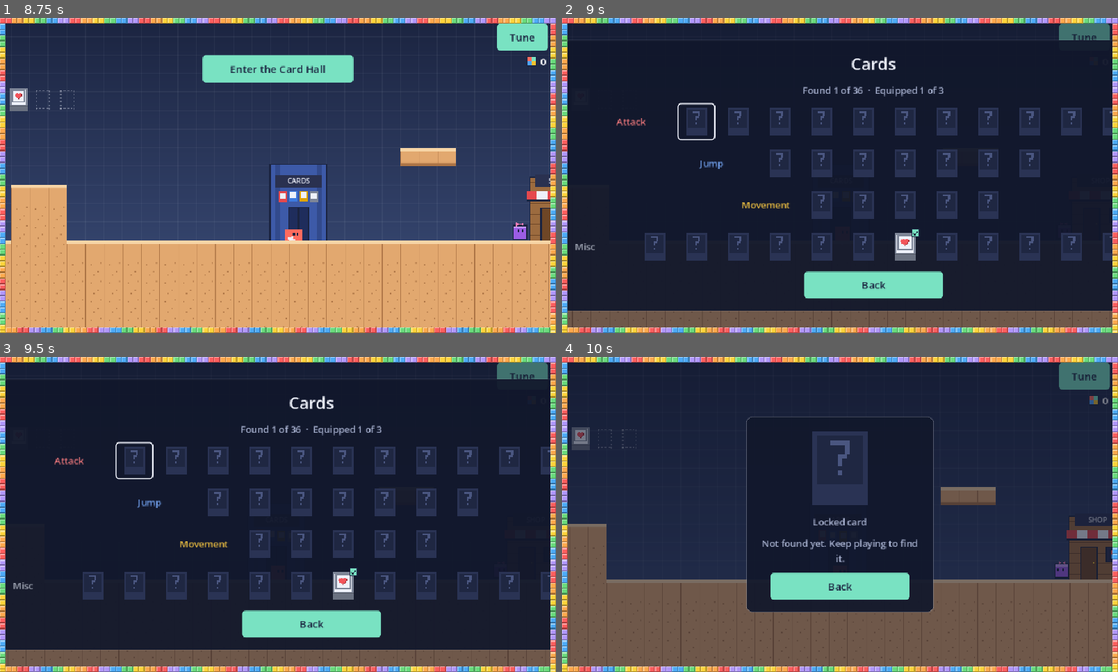
Above: before the commit, frames 1-4 (two rows, left to right).
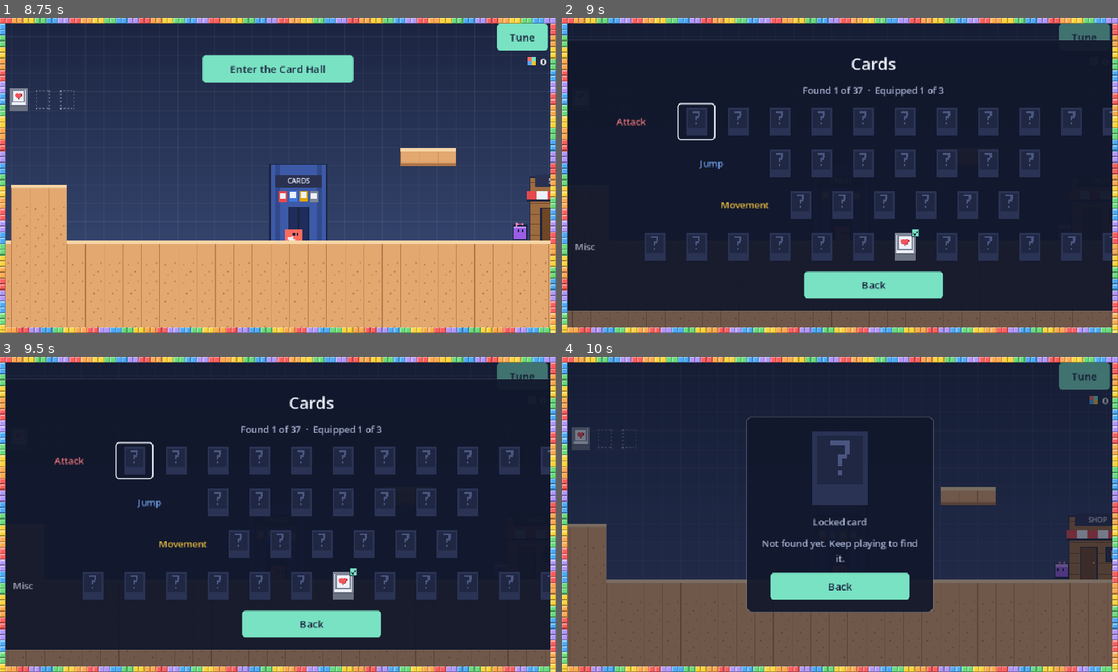
Above: after the commit, the same moments.

Repository: Wut-Lab/Gdtest
Game: Godot game, scene res://scenes/main.tscn
Same seed, same stepped clock (60 frames per second), same inputs: the game is played once before the commit and once after it.
Inputs (mouse positions are in pixels of both pictures, inside the frame that each line leads up to):
- Up to frame 1 (8.75 s): click "Play" at 0.5 s; click "File 1 · Current New game" at 1.25 s; click (16, 99) at 2.02 s; click (44, 99) at 2.77 s; click (66, 99) at 3.52 s; click "Back" at 4.25 s; click "Tune" at 5 s; click "Done" at 5.75 s; tap Enter at 6.5 s; move the mouse to (400, 159) at 6.52 s; hold D (move_right) 6.53-7.25 s; hold W (jump) 6.53-7.25 s; click (400, 159) at 6.67 s; drag from (166, 191) to (394, 229) at 7.27 s; move the mouse to (333, 106) at 8.02 s; hold D (move_right) from 8.03 s (still down); hold W (jump) from 8.03 s (still down); tap Space at 8.1 s
- Up to frame 2 (9 s): release D (move_right) at 8.75 s; release W (jump) at 8.75 s; click "Enter the Card Hall" at 8.75 s
- Up to frame 3 (9.5 s): no input
- Up to frame 4 (10 s): click (695, 460) at 9.52 s

Frame 1 is identical in both runs. In frame 2, 2.1% of the frame differs, in the area x 28-83%, y 21-64%; in frame 3, 2.1%; in frame 4, nothing differs.

Commit message:
Edge Hop (6th Shop buy milestone); Brick Toss gets its own B-Toss button, Brick Drop's is B-Drop
Co-Authored-By: Claude Opus 5.5 <noreply@anthropic.com>
Claude-Session: https://claude.ai/code/session_013BExeQaGyrjRbLKt3HwJ73

Diff:
--- a/project.godot
+++ b/project.godot
@@ -72,6 +72,11 @@
 "events": [
 ]
 }
+toss={
+"deadzone": 0.3,
+"events": [
+]
+}
 angry={
 "deadzone": 0.3,
 "events": [
--- a/scenes/touch_controls.tscn
+++ b/scenes/touch_controls.tscn
@@ -30,13 +30,16 @@
 [sub_resource type="CircleShape2D" id="CircleShape2D_7qoim"]
 radius = 38.0
 
-[node name="TouchControls" type="CanvasLayer" unique_id=2050866854]
+[sub_resource type="CircleShape2D" id="CircleShape2D_30w8l"]
+radius = 38.0
+
+[node name="TouchControls" type="CanvasLayer" unique_id=607237192]
 layer = 2
 script = ExtResource("1_c1tq5")
 
-[node name="Pad" type="Node2D" parent="." unique_id=1471018755]
+[node name="Pad" type="Node2D" parent="." unique_id=1683053240]
 
-[node name="Left" type="TouchScreenButton" parent="Pad" unique_id=997098432]
+[node name="Left" type="TouchScreenButton" parent="Pad" unique_id=851724349]
 position = Vector2(18, 450)
 texture_normal = ExtResource("2_pefoi")
 texture_pressed = ExtResource("3_mc04f")
@@ -44,11 +47,11 @@
 passby_press = true
 action = "move_left"
 
-[node name="Arrow" type="Polygon2D" parent="Pad/Left" unique_id=993375962]
+[node name="Arrow" type="Polygon2D" parent="Pad/Left" unique_id=1990432582]
 color = Color(0.93333334, 0.94509804, 0.98039216, 1)
 polygon = PackedVector2Array(29, 38, 45, 24, 45, 52)
 
-[node name="Right" type="TouchScreenButton" parent="Pad" unique_id=1199358370]
+[node name="Right" type="TouchScreenButton" parent="Pad" unique_id=1361223544]
 position = Vector2(106, 450)
 texture_normal = ExtResource("2_pefoi")
 texture_pressed = ExtResource("3_mc04f")
@@ -56,11 +59,11 @@
 passby_press = true
 action = "move_right"
 
-[node name="Arrow" type="Polygon2D" parent="Pad/Right" unique_id=1493128114]
+[node name="Arrow" type="Polygon2D" parent="Pad/Right" unique_id=1485068323]
 color = Color(0.93333334, 0.94509804, 0.98039216, 1)
 polygon = PackedVector2Array(47, 38, 31, 24, 31, 52)
 
-[node name="Jump" type="TouchScreenButton" parent="Pad" unique_id=1190679187]
+[node name="Jump" type="TouchScreenButton" parent="Pad" unique_id=533904564]
 position = Vector2(850, 434)
 texture_normal = ExtResource("4_i7au1")
 texture_pressed = ExtResource("5_lkmae")
@@ -68,7 +71,7 @@
 passby_press = true
 action = "jump"
 
-[node name="Label" type="Label" parent="Pad/Jump" unique_id=1647834460]
+[node name="Label" type="Label" parent="Pad/Jump" unique_id=1598225643]
 offset_right = 92.0
 offset_bottom = 92.0
 theme_override_font_sizes/font_size = 18
@@ -77,7 +80,7 @@
 horizontal_alignment = 1
 vertical_alignment = 1
 
-[node name="Dash" type="TouchScreenButton" parent="Pad" unique_id=956999162]
+[node name="Dash" type="TouchScreenButton" parent="Pad" unique_id=640559398]
 position = Vector2(762, 450)
 texture_normal = ExtResource("2_pefoi")
 texture_pressed = ExtResource("3_mc04f")
@@ -85,7 +88,7 @@
 passby_press = true
 action = "dash"
 
-[node name="Label" type="Label" parent="Pad/Dash" unique_id=256036082]
+[node name="Label" type="Label" parent="Pad/Dash" unique_id=191960421]
 offset_right = 76.0
 offset_bottom = 76.0
 theme_override_font_sizes/font_size = 15
@@ -94,7 +97,7 @@
 horizontal_alignment = 1
 vertical_alignment = 1
 
-[node name="Pound" type="TouchScreenButton" parent="Pad" unique_id=1529425726]
+[node name="Pound" type="TouchScreenButton" parent="Pad" unique_id=975067004]
 position = Vector2(858, 346)
 texture_normal = ExtResource("2_pefoi")
 texture_pressed = ExtResource("3_mc04f")
@@ -102,7 +105,7 @@
 passby_press = true
 action = "pound"
 
-[node name="Label" type="Label" parent="Pad/Pound" unique_id=1905589526]
+[node name="Label" type="Label" parent="Pad/Pound" unique_id=857712583]
 offset_right = 76.0
 offset_bottom = 76.0
 theme_override_font_sizes/font_size = 15
@@ -111,7 +114,7 @@
 horizontal_alignment = 1
 vertical_alignment = 1
 
-[node name="Brick" type="TouchScreenButton" parent="Pad" unique_id=1481745468]
+[node name="Brick" type="TouchScreenButton" parent="Pad" unique_id=1015090678]
 position = Vector2(762, 346)
 texture_normal = ExtResource("2_pefoi")
 texture_pressed = ExtResource("3_mc04f")
@@ -119,24 +122,41 @@
 passby_press = true
 action = "brick"
 
-[node name="Label" type="Label" parent="Pad/Brick" unique_id=1497890159]
+[node name="Label" type="Label" parent="Pad/Brick" unique_id=2137271178]
 offset_right = 76.0
 offset_bottom = 76.0
 theme_override_font_sizes/font_size = 15
 theme_override_colors/font_color = Color(0.93333334, 0.94509804, 0.98039216, 1)
-text = "BRICK"
+text = "B-DROP"
 horizontal_alignment = 1
 vertical_alignment = 1
 
-[node name="Angry" type="TouchScreenButton" parent="Pad" unique_id=1928371792]
-position = Vector2(666, 450)
+[node name="Toss" type="TouchScreenButton" parent="Pad" unique_id=1594119970]
+position = Vector2(570, 346)
 texture_normal = ExtResource("2_pefoi")
 texture_pressed = ExtResource("3_mc04f")
 shape = SubResource("CircleShape2D_s570s")
 passby_press = true
+action = "toss"
+
+[node name="Label" type="Label" parent="Pad/Toss" unique_id=1032281324]
+offset_right = 76.0
+offset_bottom = 76.0
+theme_override_font_sizes/font_size = 15
+theme_override_colors/font_color = Color(0.93333334, 0.94509804, 0.98039216, 1)
+text = "B-TOSS"
+horizontal_alignment = 1
+vertical_alignment = 1
+
+[node name="Angry" type="TouchScreenButton" parent="Pad" unique_id=1639654848]
+position = Vector2(666, 450)
+texture_normal = ExtResource("2_pefoi")
+texture_pressed = ExtResource("3_mc04f")
+shape = SubResource("CircleShape2D_7qoim")
+passby_press = true
 action = "angry"
 
-[node name="Label" type="Label" parent="Pad/Angry" unique_id=227954096]
+[node name="Label" type="Label" parent="Pad/Angry" unique_id=809115196]
 offset_right = 76.0
 offset_bottom = 76.0
 theme_override_font_sizes/font_size = 15
@@ -145,15 +165,15 @@
 horizontal_alignment = 1
 vertical_alignment = 1
 
-[node name="Push" type="TouchScreenButton" parent="Pad" unique_id=1571996975]
+[node name="Push" type="TouchScreenButton" parent="Pad" unique_id=1148848040]
 position = Vector2(666, 346)
 texture_normal = ExtResource("2_pefoi")
 texture_pressed = ExtResource("3_mc04f")
-shape = SubResource("CircleShape2D_7qoim")
+shape = SubResource("CircleShape2D_30w8l")
 passby_press = true
 action = "push"
 
-[node name="Label" type="Label" parent="Pad/Push" unique_id=725181366]
+[node name="Label" type="Label" parent="Pad/Push" unique_id=1599415294]
 offset_right = 76.0
 offset_bottom = 76.0
 theme_override_font_sizes/font_size = 15
--- a/scripts/ability_card.gd
+++ b/scripts/ability_card.gd
@@ -15,12 +15,12 @@
 	"portion_booster": "Portion Booster", "air_brake": "Air Brake", "momentum": "Momentum", "heart_box": "Heart Box",
 	"angry_dash": "Angry Block Dash", "personal_space": "Personal Space", "safety_bubble": "Safety Bubble",
 	"guard_block": "Guard Block", "long_blink": "Long Blink", "chain_dash": "Chain Dash",
-	"overgrowth": "Overgrowth", "bark_hide": "Bark Hide", "undertow": "Undertow", "geyser_jump": "Geyser Jump", "kiln_skin": "Kiln Skin", "hot_feet": "Hot Feet", "perfect_stomp": "Perfect Stomp", "brick_toss": "Brick Toss"}
+	"overgrowth": "Overgrowth", "bark_hide": "Bark Hide", "undertow": "Undertow", "geyser_jump": "Geyser Jump", "kiln_skin": "Kiln Skin", "hot_feet": "Hot Feet", "perfect_stomp": "Perfect Stomp", "brick_toss": "Brick Toss", "edge_hop": "Edge Hop"}
 ## Card types, color coded: attacks are red, jumps are blue, movement is yellow, misc is gray.
 const TYPES := {"dash": "attack", "pound": "attack", "double_jump": "jump", "glide": "jump",
 	"quick": "movement", "tele_hop": "movement", "high_jump": "jump", "phase_jump": "jump", "shockwave": "attack", "stun_l …(300 unchanged characters)…
 	"angry_dash": "attack", "personal_space": "misc", "safety_bubble": "misc", "guard_block": "misc", "long_blink": "misc", "chain_dash": "attack",
-	"overgrowth": "attack", "bark_hide": "misc", "undertow": "attack", "geyser_jump": "jump", "kiln_skin": "misc", "hot_feet": "attack", "perfect_stomp": "jump", "brick_toss": "attack"}
+	"overgrowth": "attack", "bark_hide": "misc", "undertow": "attack", "geyser_jump": "jump", "kiln_skin": "misc", "hot_feet": "attack", "perfect_stomp": "jump", "brick_toss": "attack", "edge_hop": "movement"}
 const TYPE_NAMES := {"attack": "Attack card", "jump": "Jump card", "movement": "Movement card", "misc": "Misc card"}
 const TYPE_COLORS := {"attack": Color("e5484d"), "jump": Color("3d7be0"), "movement": Color("e0a400"),
 	"misc": Color("7d8597")}
@@ -100,14 +100,16 @@
 		+ "heat that stuns enemies within 2 tiles for 1 second. Anvil Annie's reward.",
 	"perfect_stomp": "Passive: tap jump right as you stomp an enemy to bounce 33% higher, stay safe "
 		+ "for half a second and earn an extra pixel. Joins the Shop after your 3rd Shop card.",
-	"brick_toss": "Press Brick (C or L) on the ground to lob a brick ahead of you. It breaks a spike "
+	"brick_toss": "Press B-Toss (or its card slot key) to lob a brick ahead of you. It breaks a spike "
 		+ "square or enemy it lands on (not bosses), then stays like a Brick Drop brick. "
 		+ "Recharges in 12 seconds. Joins the Shop after your 9th Shop card.",
+	"edge_hop": "Passive: run off a ledge without jumping and you get a small free hop, plus a "
+		+ "little longer to still jump. Joins the Shop after your 6th Shop card.",
 }
 const PAPER := Color("eef1fa")
 const EDGE := Color("1b2440")
 
-@export_enum("dash", "pound", "double_jump", "glide", "quick …(403 unchanged characters)… hot_feet", "perfect_stomp", "brick_toss") var ability := "dash"
+@export_enum("dash", "pound", "double_jump", "glide", "quick …(403 unchanged characters)… hot_feet", "perfect_stomp", "brick_toss", "edge_hop") var ability := "dash"
 
 var _t := 0.0
 
@@ -243,6 +245,12 @@
 			ci.draw_rect(Rect2(o + Vector2(-8, 6), Vector2(16, 4)), c)
 			ci.draw_rect(Rect2(o + Vector2(-1, -2), Vector2(2, 5)), c)
 			for p in [Vector2(6, -10), Vector2(8, -7), Vector2(4, -7)]:
+				ci.draw_rect(Rect2(o + p, Vector2(b, b)), c)
+		"edge_hop":
+			# A block hopping up off the edge of a ledge.
+			ci.draw_rect(Rect2(o + Vector2(-10, 3), Vector2(9, 7)), c)
+			ci.draw_rect(Rect2(o + Vector2(3, -9), Vector2(6, 6)), c)
+			for p in [Vector2(-1, 0), Vector2(1, -4)]:
 				ci.draw_rect(Rect2(o + p, Vector2(b, b)), c)
 		"brick_toss":
 			# A brick flying in an arc of dots.
--- a/scripts/card_collection.gd
+++ b/scripts/card_collection.gd
@@ -11,7 +11,7 @@
 const MAX_EQUIPPED := 3
 const STARTER := "heart_box"
 ## Every card, grouped by type, in the order the collection screen shows them.
-const ALL := ["dash", "pound", "double_jump", "glide", "quic …(404 unchanged characters)… hot_feet", "perfect_stomp", "brick_toss"]
+const ALL := ["dash", "pound", "double_jump", "glide", "quic …(404 unchanged characters)… hot_feet", "perfect_stomp", "brick_toss", "edge_hop"]
 
 ## Where each card can come from (its drop group, as on the blueprint):
 ##   shop = Shop Only, drop = Drop Only (earned in levels, never sold), chest = Chest Only,
@@ -31,7 +31,7 @@
 	"angry_dash": "milestone", "personal_space": "milestone", "safety_bubble": "paul", "guard_block": "paul", "long_blink": "paul",
 	"chain_dash": "boss",
 	"overgrowth": "moss", "bark_hide": "boss", "undertow": "lake", "geyser_jump": "boss", "kiln_skin": "forge", "hot_feet": "boss",
-	"perfect_stomp": "shop", "brick_toss": "shop",
+	"perfect_stomp": "shop", "brick_toss": "shop", "edge_hop": "shop",
 }
 ## Level milestones (random dungeon levels beaten; the training level doesn't count):
 ##   5: Paul moves onto the floating platform in town (his mini shop sells Paul cards)
@@ -49,7 +49,7 @@
 const PRICE := 30
 ## Shop milestones: these Shop cards are only stocked after this many Shop purchases. The one
 ## unlocked by a purchase takes the slot it emptied, so it shows up right away.
-const SHOP_UNLOCKS := {"perfect_stomp": 3, "brick_toss": 9}
+const SHOP_UNLOCKS := {"perfect_stomp": 3, "edge_hop": 6, "brick_toss": 9}
 const SHOP_SIZE := 3
 const RESTOCK_WINS := 3
 
--- a/scripts/player.gd
+++ b/scripts/player.gd
@@ -111,6 +111,9 @@
 ## Perfect Stomp: how close to the stomp jump must be tapped (before or after), how much higher
 ## you bounce, and how long you're safe afterward.
 @export var perfect_window := 0.15
+## Edge Hop: the free hop's height (share of a full jump) and the ledge grace it gives (seconds).
+@export var edge_hop_height := 0.2
+@export var edge_coyote := 0.2
 @export var perfect_boost := 0.33
 @export var perfect_safe := 0.5
 ## Angry Block Dash (rare): seconds of rage, the speed boost, and the recharge after it ends.
@@ -453,6 +456,15 @@
 		return
 	velocity.y *= 1.3
 	hot_feet.emit(global_position + Vector2(0.0, SIZE / 2.0))
+
+
+## Edge Hop card: running off a ledge (without jumping) gives a small free hop, and a little
+## longer to still jump.
+func _edge_hop() -> void:
+	velocity.y = -jump_velocity * sqrt(_pct(edge_hop_height))
+	_coyote = edge_coyote
+	_squash = Vector2(0.85, 1.15)
+	_puff()
 
 
 ## Perfect Stomp card: bounce higher, a moment of safety and an extra pixel.
@@ -684,6 +696,8 @@
 		_grip_and_go()
 	if _was_on_floor and not is_on_floor():
 		_takeoff_x = position.x
+		if "edge_hop" in abilities and velocity.y >= 0.0 and not bounced_now:
+			_edge_hop()
 	_update_cling(delta, bounced_now)
 	_was_on_floor = is_on_floor() and not bounced_now
 
@@ -739,10 +753,9 @@
 	_dash_cd = maxf(_dash_cd - delta, 0.0)
 	_brick_cd = maxf(_brick_cd - delta, 0.0)
 	_toss_cd = maxf(_toss_cd - delta, 0.0)
-	if _card_pressed("brick", "brick_drop") and not on_floor:
-		if _brick_cd == 0.0:
-			_drop_brick()
-	elif _card_pressed("brick", "brick_toss") and _toss_cd == 0.0:
+	if _card_pressed("brick", "brick_drop") and not on_floor and _brick_cd == 0.0:
+		_drop_brick()
+	if _card_pressed("toss", "brick_toss") and _toss_cd == 0.0:
 		_toss_brick()
 	_push_cd = maxf(_push_cd - delta, 0.0)
 	_angry_cd = maxf(_angry_cd - delta, 0.0)
--- a/scripts/touch_controls.gd
+++ b/scripts/touch_controls.gd
@@ -28,6 +28,7 @@
 @onready var dash: TouchScreenButton = $Pad/Dash
 @onready var pound: TouchScreenButton = $Pad/Pound
 @onready var brick: TouchScreenButton = $Pad/Brick
+@onready var toss: TouchScreenButton = $Pad/Toss
 @onready var angry: TouchScreenButton = $Pad/Angry
 @onready var push: TouchScreenButton = $Pad/Push
 ## Card buttons, in the order their cards were equipped (the first sits next to Jump).
@@ -48,7 +49,8 @@
 	_setup_key(jump, BIG, "JUMP", 0.0, Color("79e2c2"), Color("1b2440"))
 	_setup_key(dash, SMALL, "DASH", 0.0, Color("e5484d"))
 	_setup_key(pound, SMALL, "POUND", 0.0, Color("e5484d"))
-	_setup_key(brick, SMALL, "BRICK", 0.0, Color("e5484d"))
+	_setup_key(brick, SMALL, "B-DROP", 0.0, Color("e5484d"))
+	_setup_key(toss, SMALL, "B-TOSS", 0.0, Color("e5484d"))
 	_setup_key(angry, SMALL, "ANGRY", 0.0, Color("b8323a"))
 	_setup_key(push, SMALL, "PUSH", 0.0, Color("7d8597"))
 	_pause_key = _mini_key("PAUSE", func() -> void: pause_source.pressed.emit())
@@ -125,11 +127,11 @@
 
 ## Dash, Pound and Brick buttons show only when their cards are equipped.
 func set_abilities(abilities: Array[String]) -> void:
-	var by_card := {"dash": dash, "pound": pound, "brick_drop": brick, "brick_toss": brick, "angry_dash": angry,
+	var by_card := {"dash": dash, "pound": pound, "brick_drop": brick, "brick_toss": toss, "angry_dash": angry,
 		"personal_space": push}
 	_card_buttons.clear()
 	for a in abilities:
-		if by_card.has(a) and by_card[a] not in _card_buttons:
+		if by_card.has(a):
 			_card_buttons.append(by_card[a])
 	for b in by_card.values():
 		b.visible = b in _card_buttons
--- a/tools/build_scenes.gd
+++ b/tools/build_scenes.gd
@@ -82,6 +82,7 @@
 		"dash": [KEY_SHIFT, KEY_X, KEY_K],
 		"pound": [KEY_DOWN, KEY_S, KEY_J],
 		"brick": [KEY_C, KEY_L],
+		"toss": [],
 		"angry": [KEY_V, KEY_U],
 		"push": [KEY_B, KEY_I],
 	}
@@ -547,7 +548,9 @@
 	var pound := _touch_button(pad, "Pound", "pound", 76, false, Vector2(W - margin - 84, H - margin - 180))
 	_button_label(pound, "POUND", 76, 15)
 	var brick := _touch_button(pad, "Brick", "brick", 76, false, Vector2(W - margin - 180, H - margin - 180))
-	_button_label(brick, "BRICK", 76, 15)
+	_button_label(brick, "B-DROP", 76, 15)
+	var toss := _touch_button(pad, "Toss", "toss", 76, false, Vector2(W - margin - 372, H - margin - 180))
+	_button_label(toss, "B-TOSS", 76, 15)
 	var angry := _touch_button(pad, "Angry", "angry", 76, false, Vector2(W - margin - 276, H - margin - 76))
 	_button_label(angry, "ANGRY", 76, 15)
 	var push := _touch_button(pad, "Push", "push", 76, false, Vector2(W - margin - 276, H - margin - 180))
